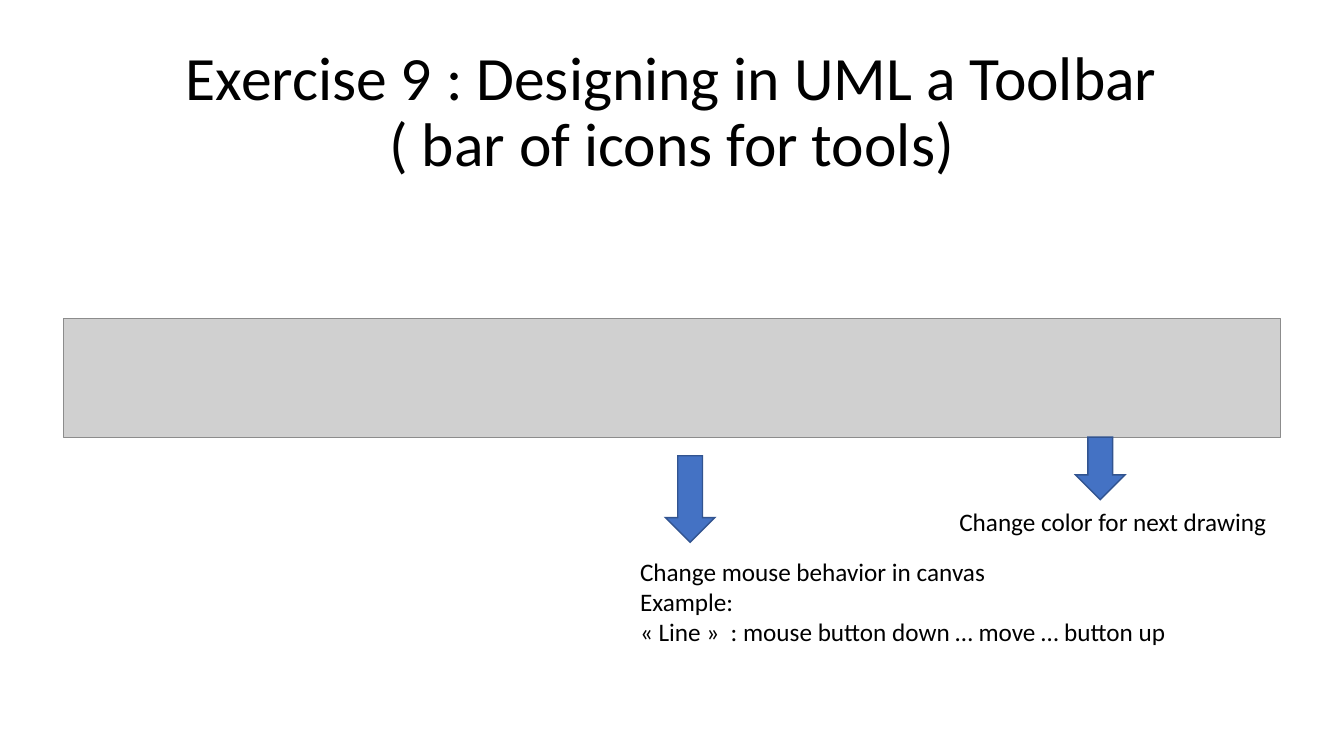
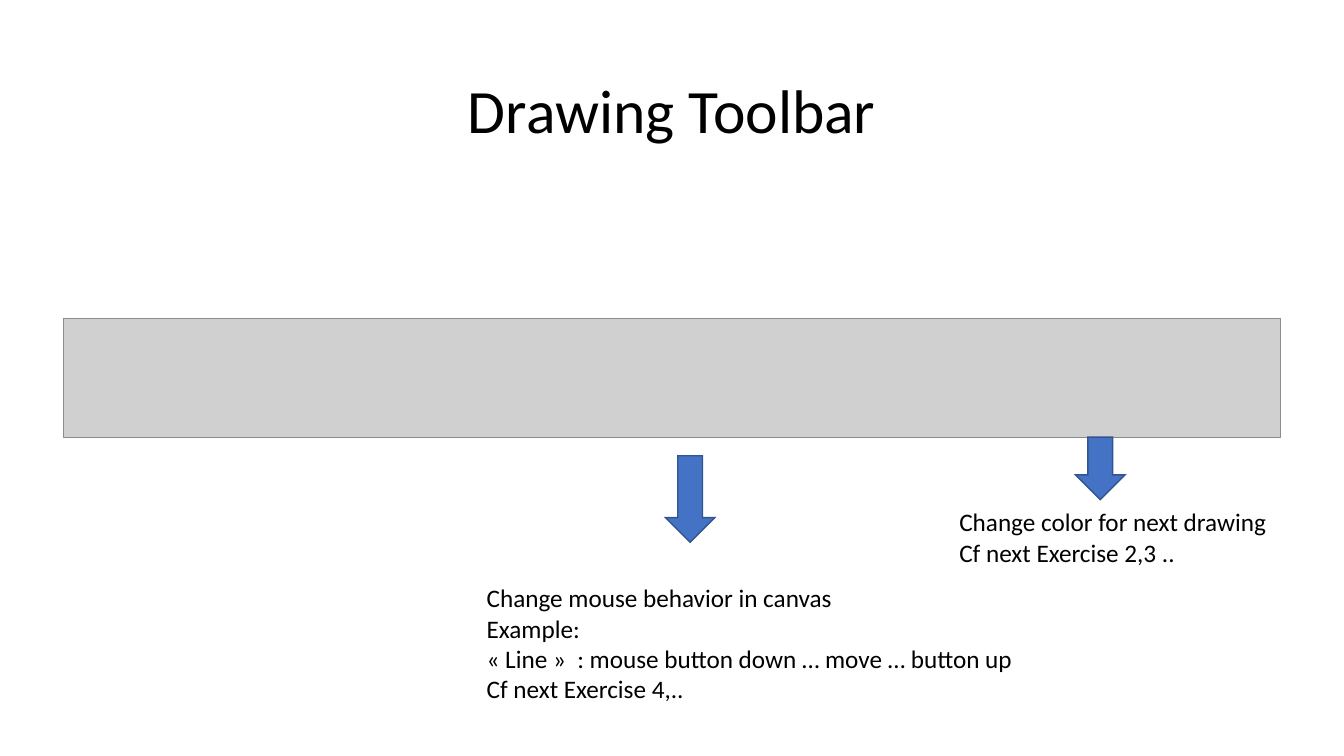
Before and after one commit to Arnaud-Nauwynck/presentations, a slide deck: slide 6 of java/TP-design-patterns/handson-3-design-patterns.pptx (slide 17 before the commit). Drawn at 1344x756 pixels with LibreOffice and Linux fonts; fonts in the diff are those of the drawing; grey boxes stand for pictures. Boxes give left, top, right and bottom in pixels: in the first picture for what was removed or moved away, otherwise in the second. Text is boxed around its words. In the diff, an @@ line names an element or a change of style, - is before the commit and + after.

```diff
--- a/java/TP-design-patterns/handson-3-design-patterns.pptx
+++ b/java/TP-design-patterns/handson-3-design-patterns.pptx
@@ title at box(468, 90, 876, 144): text changed @@
-Exercise 9 : Designing in UML a Toolbar
-( bar of icons for tools)
+Drawing Toolbar
@@ text at box(959, 544, 1156, 565): paragraph added @@
+Cf next Exercise 2,3 ..
@@ text "Change mouse behavior in canvas": place and size @@
-text "Change mouse behavior in canvas" at box(640, 563, 1165, 645)
+text "Change mouse behavior in canvas" at box(487, 589, 1011, 701)
@@ text at box(487, 680, 684, 701): paragraph added @@
+Cf next Exercise 4,..
```
Also in this commit, not shown: 1 other slide changed, 9 slides added, 3 other files.
